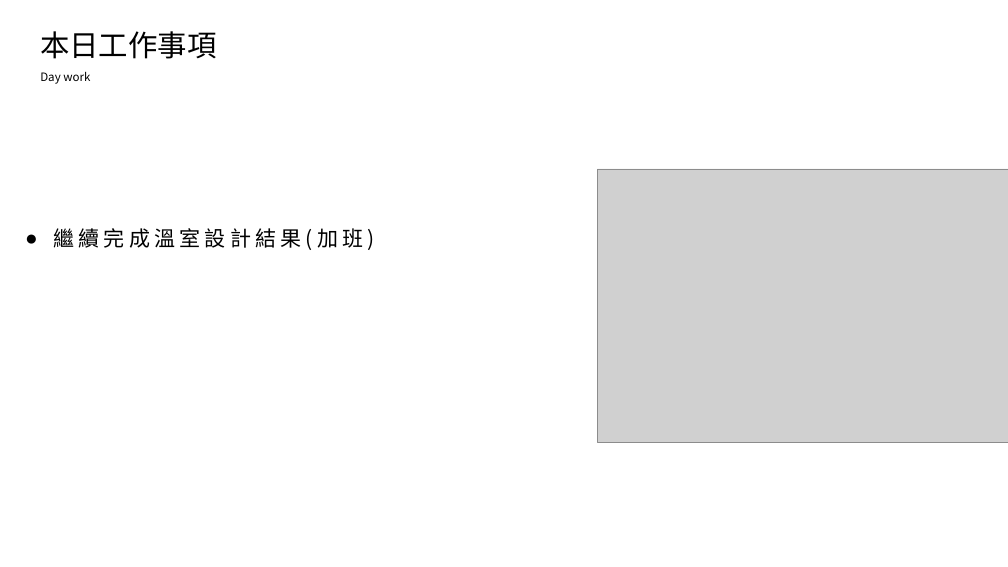
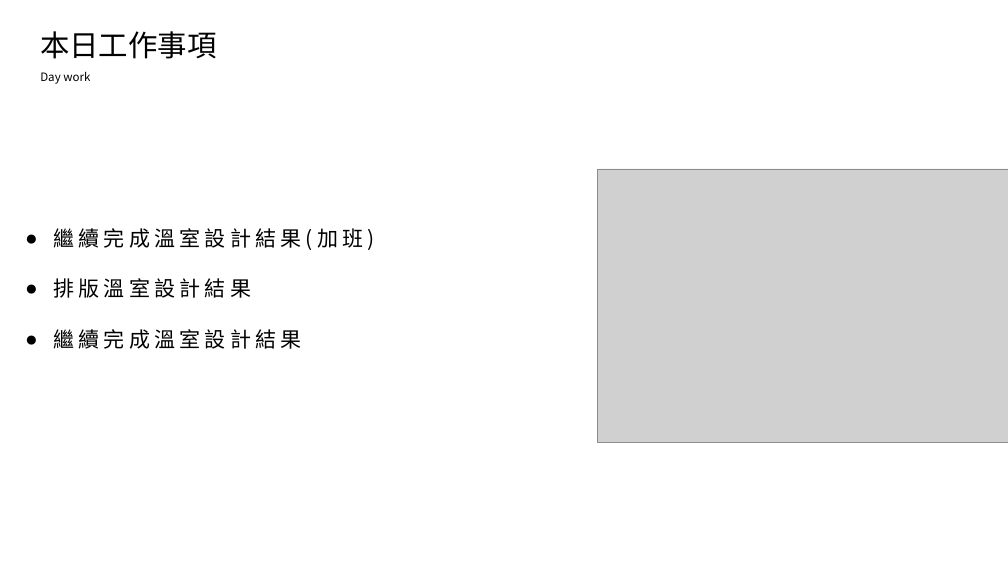
Before and after one commit to king637324/KnowledgeGreenhouseSystem, a slide deck: slide 2 of 工作日報_葉柏漢/2021.09/2021.09.09(加班)~2021.09.10工作日報_葉柏漢.pptx. Drawn at 1008x567 pixels with LibreOffice and Linux fonts; fonts in the diff are those of the drawing; grey boxes stand for pictures. Boxes give left, top, right and bottom in pixels: in the first picture for what was removed or moved away, otherwise in the second. Text is boxed around its words. In the diff, an @@ line names an element or a change of style, - is before the commit and + after.

```diff
--- a/工作日報_葉柏漢/2021.09/2021.09.09(加班)~2021.09.10工作日報_葉柏漢.pptx
+++ b/工作日報_葉柏漢/2021.09/2021.09.09(加班)~2021.09.10工作日報_葉柏漢.pptx
@@ text at [53,278,301,349]: paragraphs added @@
+● 排版溫室設計結果
+● 繼續完成溫室設計結果
```
Also in this commit, not shown: 1 other slide changed, 1 slide added, 3 other files.
